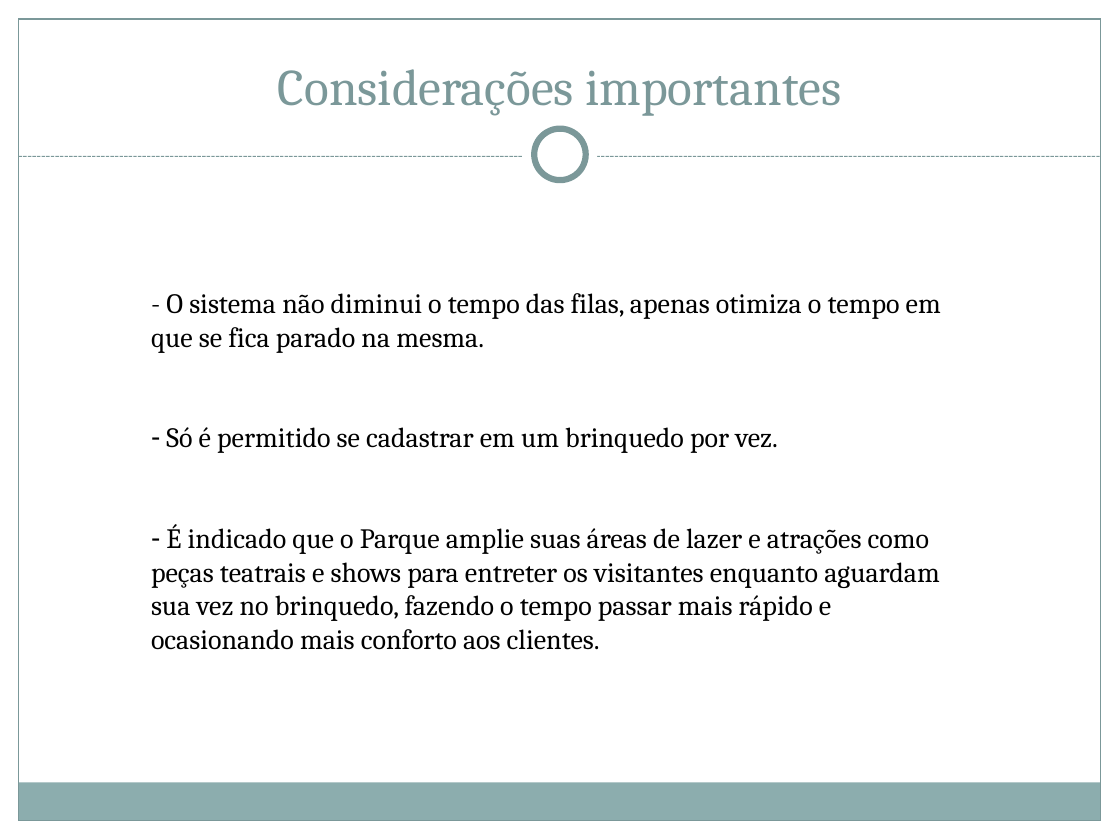
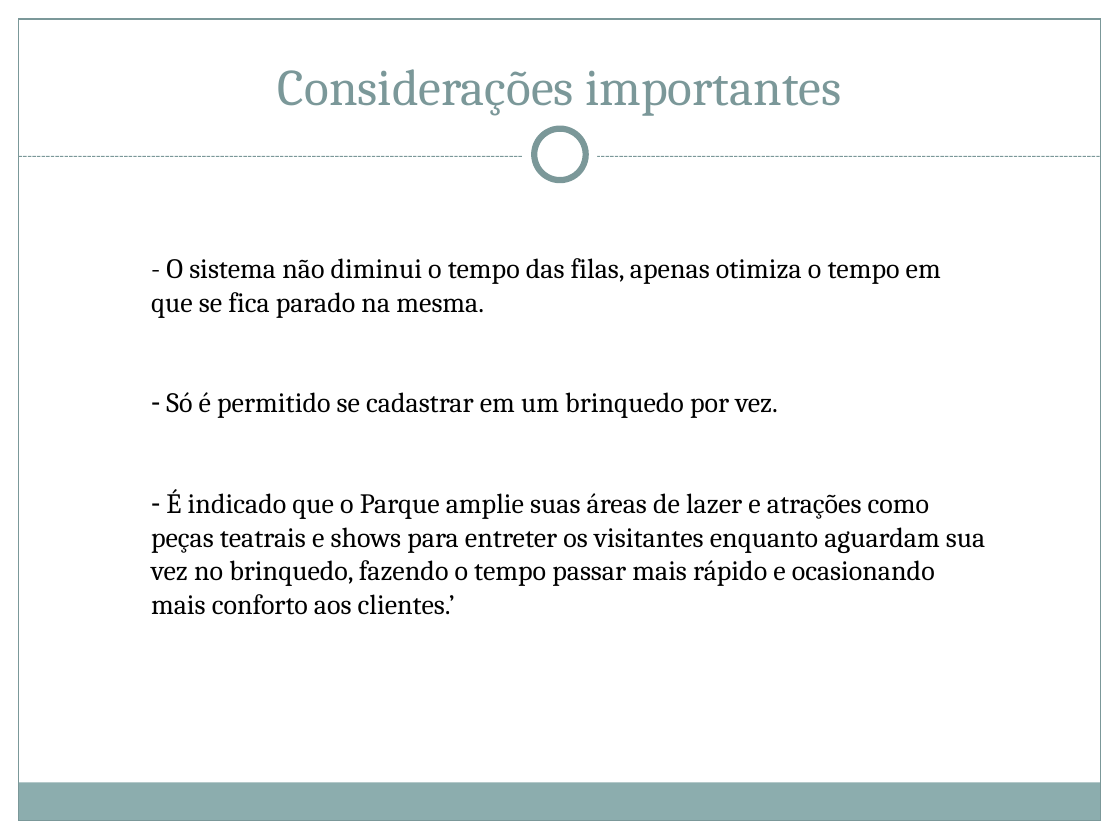
Before and after one commit to herberton/projetof1, a slide deck: slide 7 of wiki/Apresentação/Apresentação Final.pptx. Drawn at 1120x840 pixels with LibreOffice and Linux fonts; fonts in the diff are those of the drawing. Boxes give left, top, right and bottom in pixels: in the first picture for what was removed or moved away, otherwise in the second. Text is boxed around its words. In the diff, an @@ line names an element or a change of style, - is before the commit and + after.

```diff
--- a/wiki/Apresentação/Apresentação Final.pptx
+++ b/wiki/Apresentação/Apresentação Final.pptx
@@ text "- O sistema não diminui ...": place and size @@
-text "- O sistema não diminui ..." at (151, 293, 941, 650)
+text "- O sistema não diminui ..." at (151, 258, 985, 615)
@@ text at (151, 489, 985, 615): text changed @@
-– É indicado que o Parque amplie suas áreas de lazer e atrações como peças teatrais e shows para entreter os visitantes enquanto aguardam sua vez no brinquedo, fazendo o tempo passar mais rápido e ocasionando mais conforto aos clientes.
+– É indicado que o Parque amplie suas áreas de lazer e atrações como peças teatrais e shows para entreter os visitantes enquanto aguardam sua vez no brinquedo, fazendo o tempo passar mais rápido e ocasionando mais conforto aos clientes.’
```
Also in this commit, not shown: 4 other slides changed.
